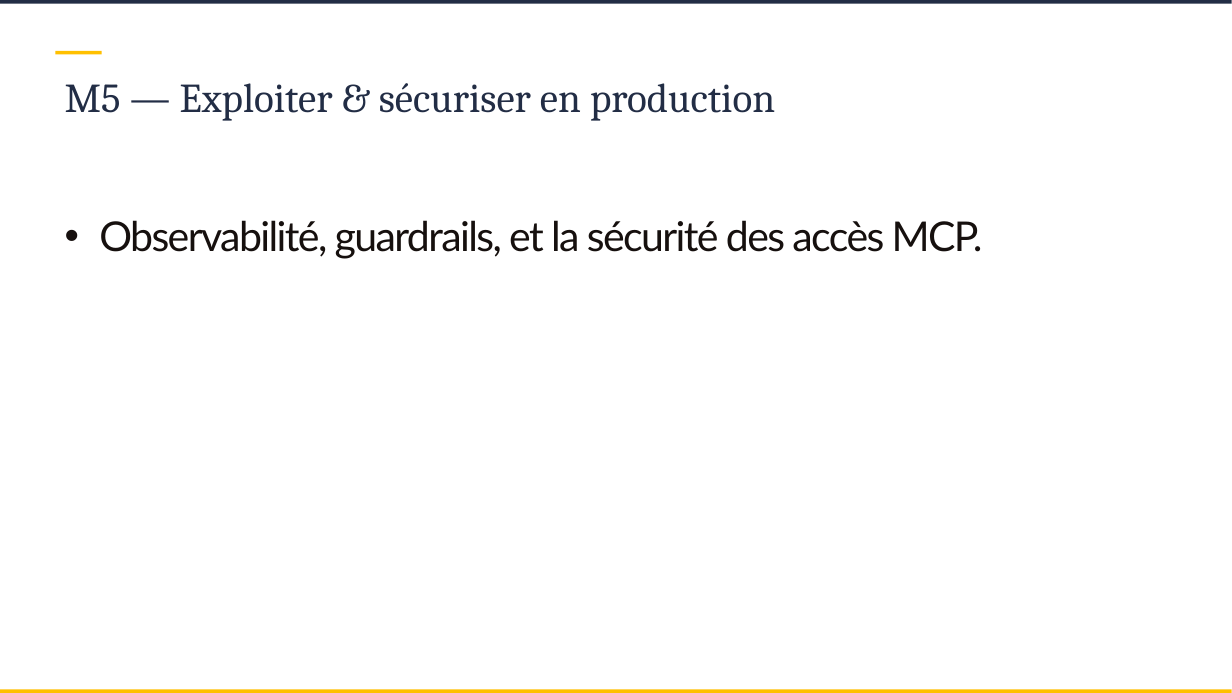
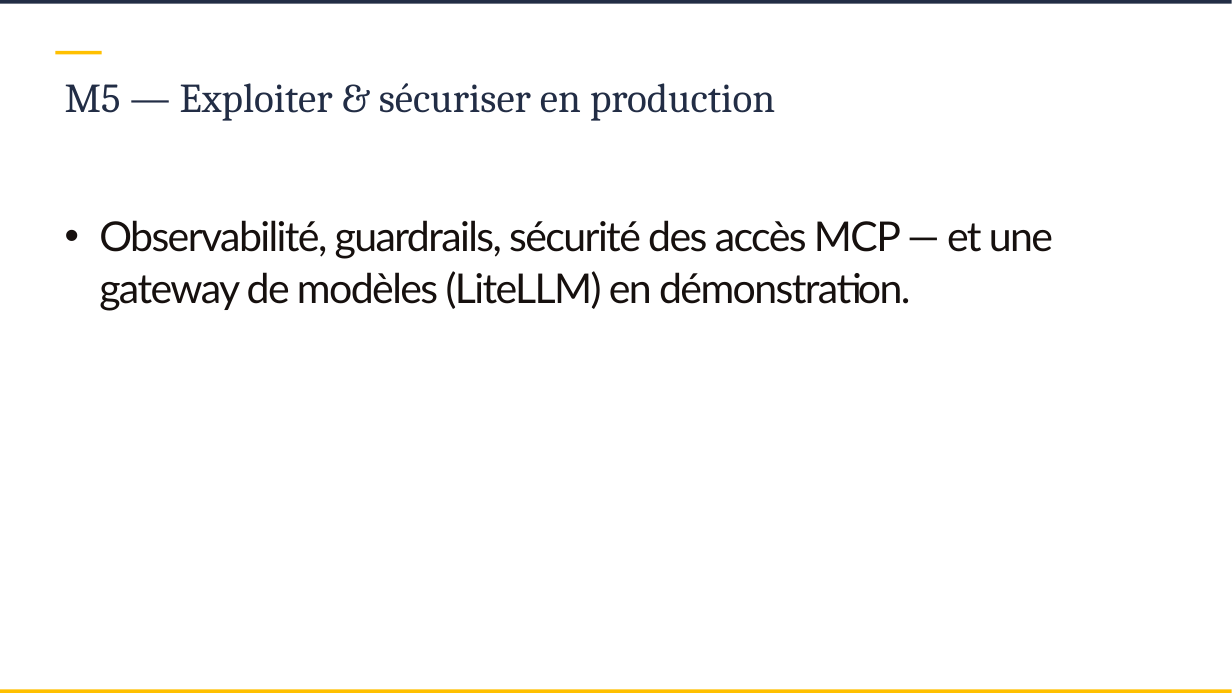
Before and after one commit to SCIAM-FR/formation-ia, a slide deck: slide 44 of slides/Support_formation_SCIAM.pptx. Drawn at 1232x693 pixels with LibreOffice and Linux fonts; fonts in the diff are those of the drawing; background and template pictures are left out. Boxes give left, top, right and bottom in pixels: in the first picture for what was removed or moved away, otherwise in the second. Text is boxed around its words. In the diff, an @@ line names an element or a change of style, - is before the commit and + after.

```diff
--- a/slides/Support_formation_SCIAM.pptx
+++ b/slides/Support_formation_SCIAM.pptx
@@ text at [99,220,1053,310]: text changed @@
-• Observabilité, guardrails, et la sécurité des accès MCP.
+• Observabilité, guardrails, sécurité des accès MCP — et une gateway de modèles (LiteLLM) en démonstration.
```
Also in this commit, not shown: 3 other slides changed, 3 slides added, 9 other files.
